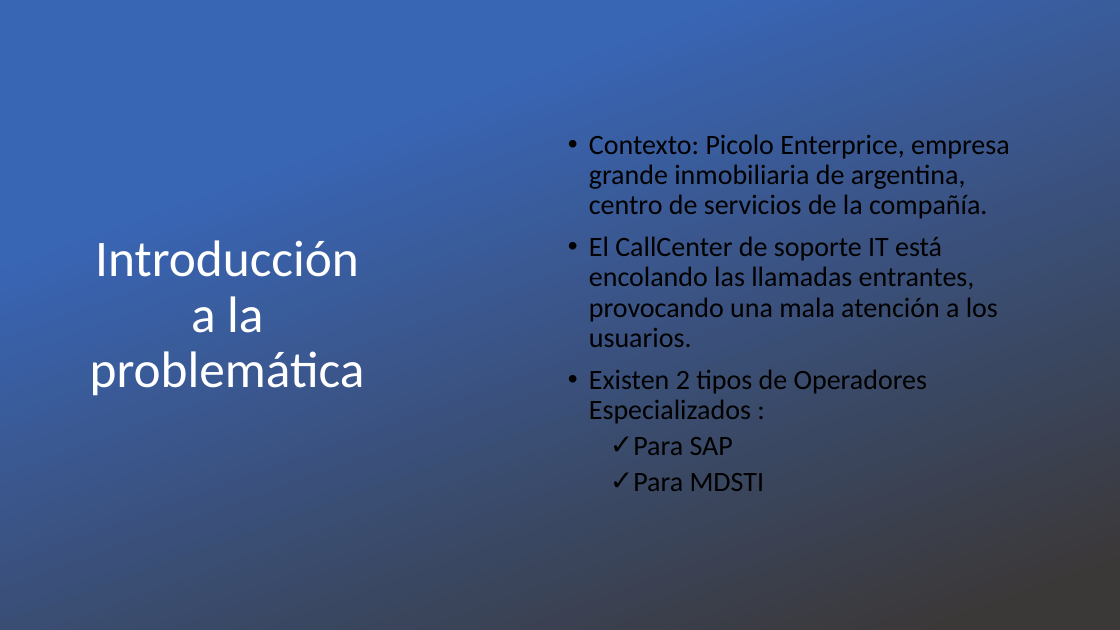
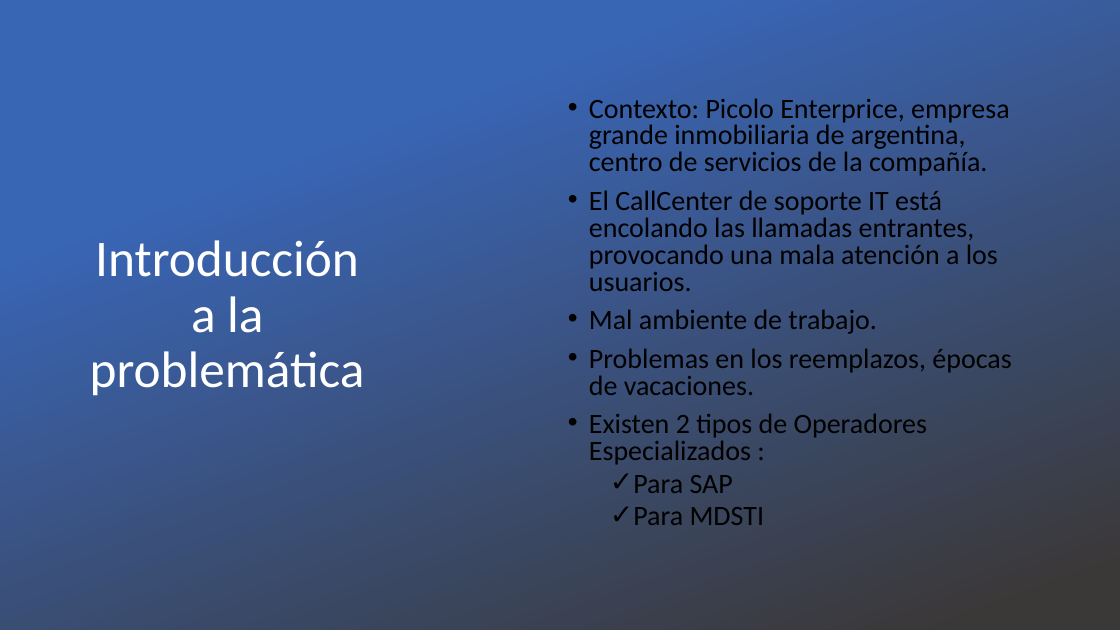
Before and after one commit to ramacal/Simulacion, a slide deck: slide 2 of Simulación/datos Sistema/UTN - Simulacion - Equipo 5 -TP N°6 Picolo.pptx. Drawn at 1120x630 pixels with LibreOffice and Linux fonts; fonts in the diff are those of the drawing; background and template pictures are left out. Boxes give left, top, right and bottom in pixels: in the first picture for what was removed or moved away, otherwise in the second. Text is boxed around its words. In the diff, an @@ line names an element or a change of style, - is before the commit and + after.

```diff
--- a/Simulación/datos Sistema/UTN - Simulacion - Equipo 5 -TP N°6 Picolo.pptx
+++ b/Simulación/datos Sistema/UTN - Simulacion - Equipo 5 -TP N°6 Picolo.pptx
@@ text at [589,98,1010,525]: line spacing 0.9 to 0.8 @@
@@ text at [589,309,1011,395]: paragraphs added @@
+• Mal ambiente de trabajo.
+• Problemas en los reemplazos, épocas de vacaciones.
```
Also in this commit, not shown: 1 other slide changed.
